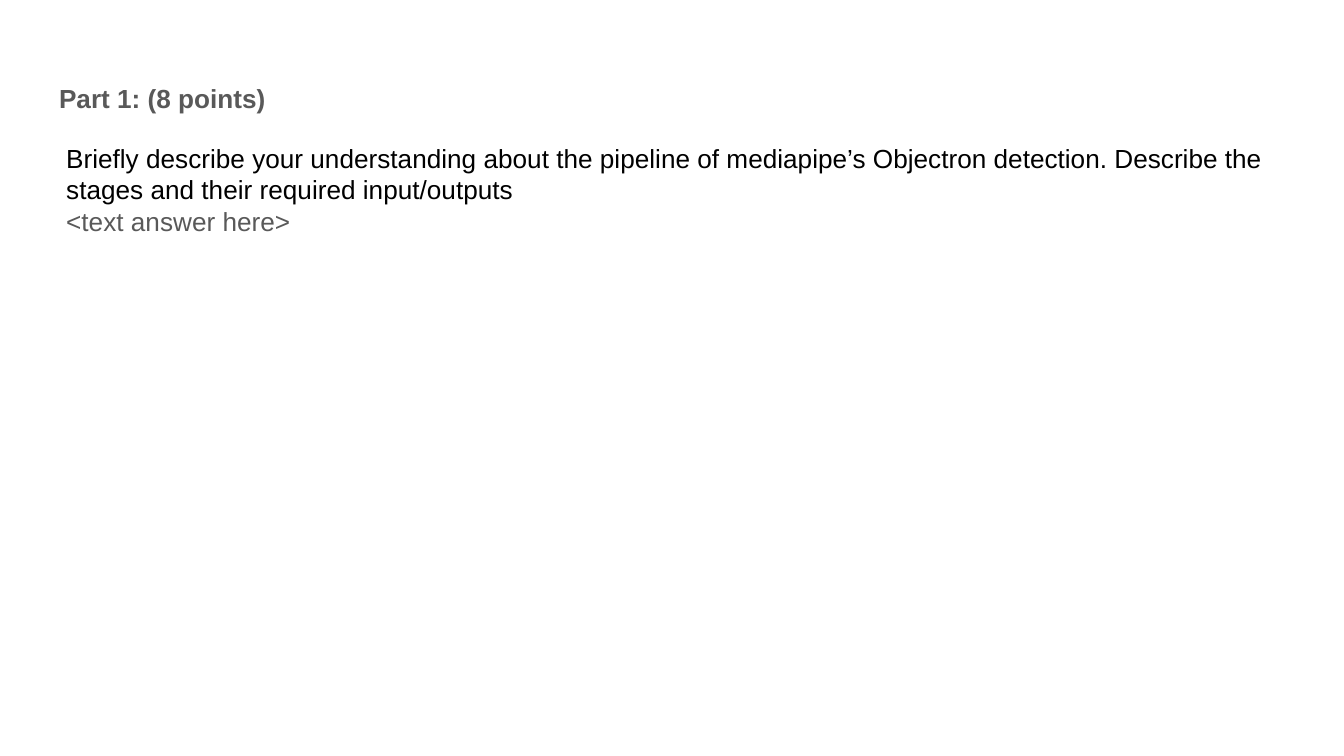
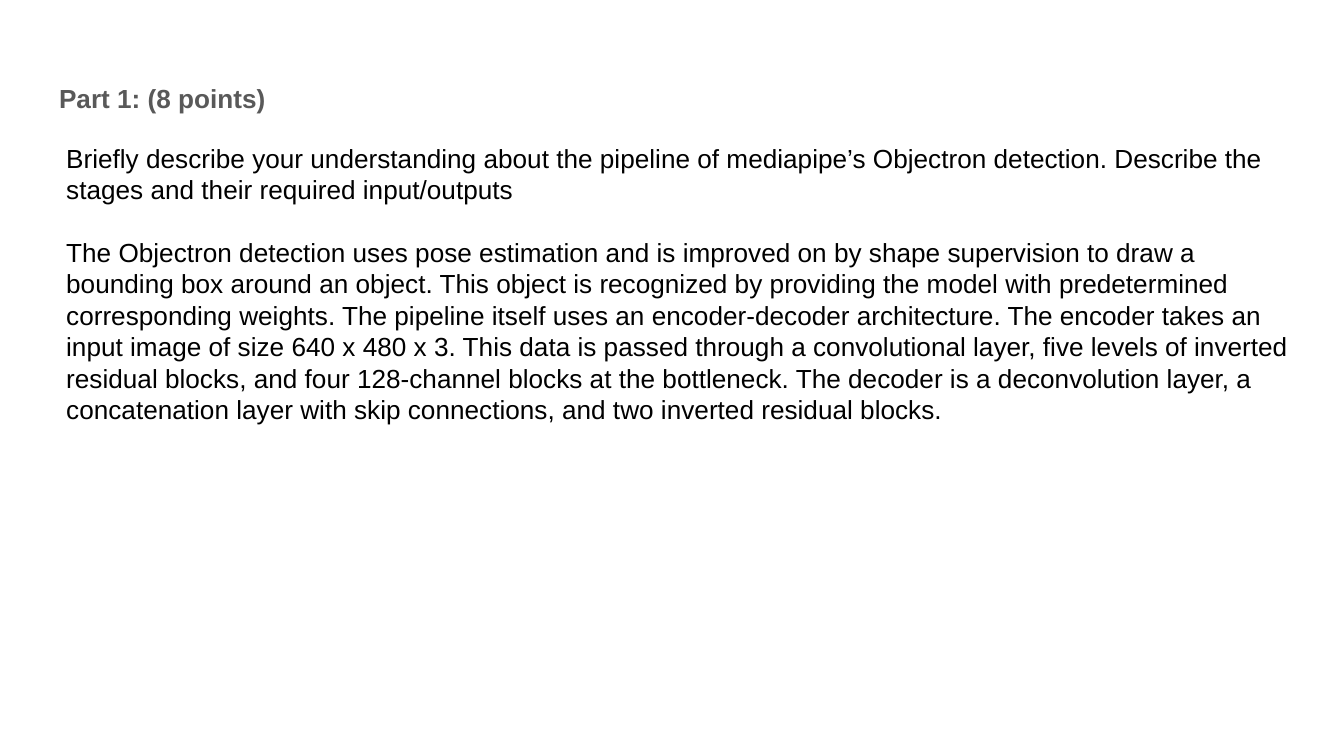
Before and after one commit to AaronLopes/vision-projs, a slide deck: slide 3 of proj6_release/proj6_template.pptx. Drawn at 1344x756 pixels with LibreOffice and Linux fonts; fonts in the diff are those of the drawing. Boxes give left, top, right and bottom in pixels: in the first picture for what was removed or moved away, otherwise in the second. Text is boxed around its words. In the diff, an @@ line names an element or a change of style, - is before the commit and + after.

```diff
--- a/proj6_release/proj6_template.pptx
+++ b/proj6_release/proj6_template.pptx
@@ text at (66, 243, 1287, 425): text changed; text colour #595959 to #000000 @@
-<text answer here>
+The Objectron detection uses pose estimation and is improved on by shape supervision to draw a bounding box around an object. This object is recognized by providing the model with predetermined corresponding weights. The pipeline itself uses an encoder-decoder architecture. The encoder takes an input image of size 640 x 480 x 3. This data is passed through a convolutional layer, five levels of inverted residual blocks, and four 128-channel blocks at the bottleneck. The decoder is a deconvolution layer, a concatenation layer with skip connections, and two inverted residual blocks.
```
Also in this commit, not shown: 4 other slides changed, 4 other files.
